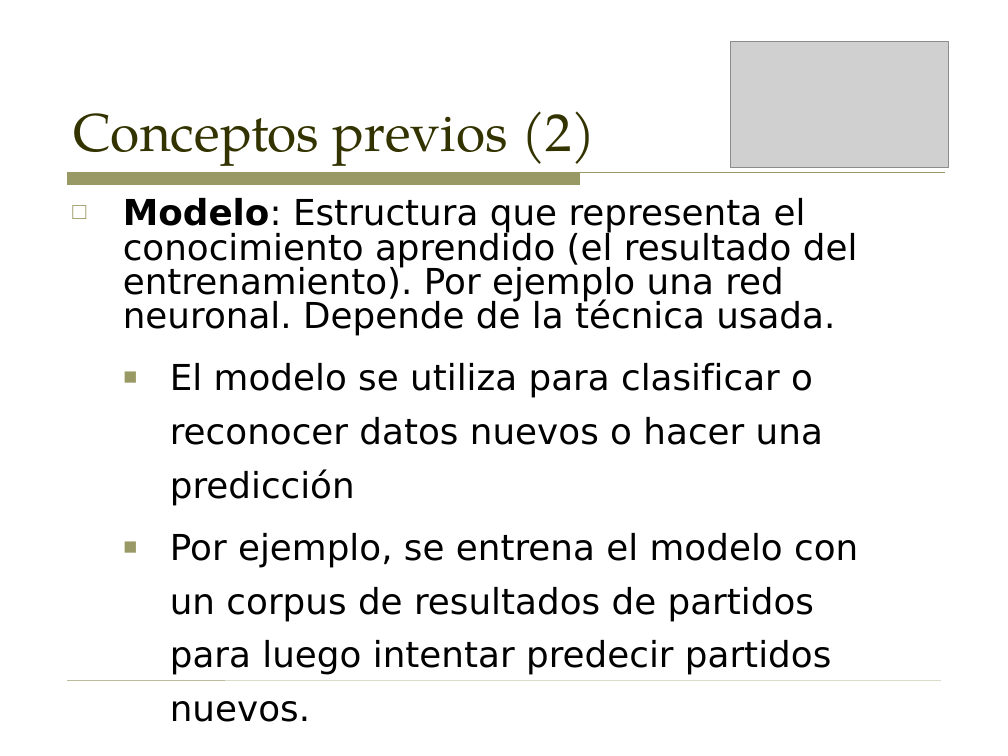
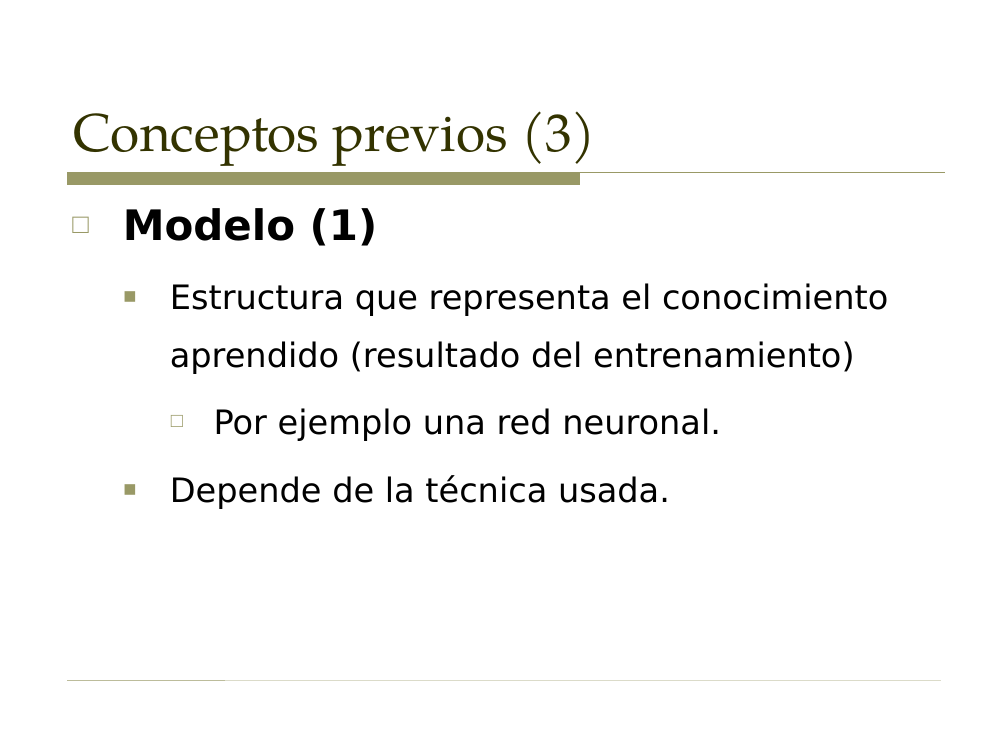
Before and after one commit to sergarb1/TallerAprendizajeAutomaticoPython, a slide deck: slide 8 of Taller - Introduccion al aprendizaje automatico (Supervisado y no supervisado).odp (slide 6 before the commit). Drawn at 1008x756 pixels with LibreOffice and Linux fonts; fonts in the diff are those of the drawing; grey boxes stand for pictures. Boxes give left, top, right and bottom in pixels: in the first picture for what was removed or moved away, otherwise in the second. Text is boxed around its words. In the diff, an @@ line names an element or a change of style, - is before the commit and + after.

```diff
--- a/Taller - Introduccion al aprendizaje automatico (Supervisado y no supervisado).odp
+++ b/Taller - Introduccion al aprendizaje automatico (Supervisado y no supervisado).odp
@@ picture removed at [730,41,949,167] @@
@@ title at [73,111,596,166]: text changed @@
-Conceptos previos (2)
+Conceptos previos (3)
@@ text at [123,208,888,509]: text changed; size 25.5 to 24 pt @@
-□ Modelo: Estructura que representa el conocimiento aprendido (el resultado del entrenamiento). Por ejemplo una red neuronal. Depende de la técnica usada.
-  ■ El modelo se utiliza para clasificar o reconocer datos nuevos o hacer una predicción
-  ■ Por ejemplo, se entrena el modelo con un corpus de resultados de partidos para luego intentar predecir partidos nuevos.
+□ Modelo (1)
+  ■ Estructura que representa el conocimiento aprendido (resultado del entrenamiento)
+    □ Por ejemplo una red neuronal.
+  ■ Depende de la técnica usada.
```
Also in this commit, not shown: 19 other slides changed, 16 slides added, 1 other file.
